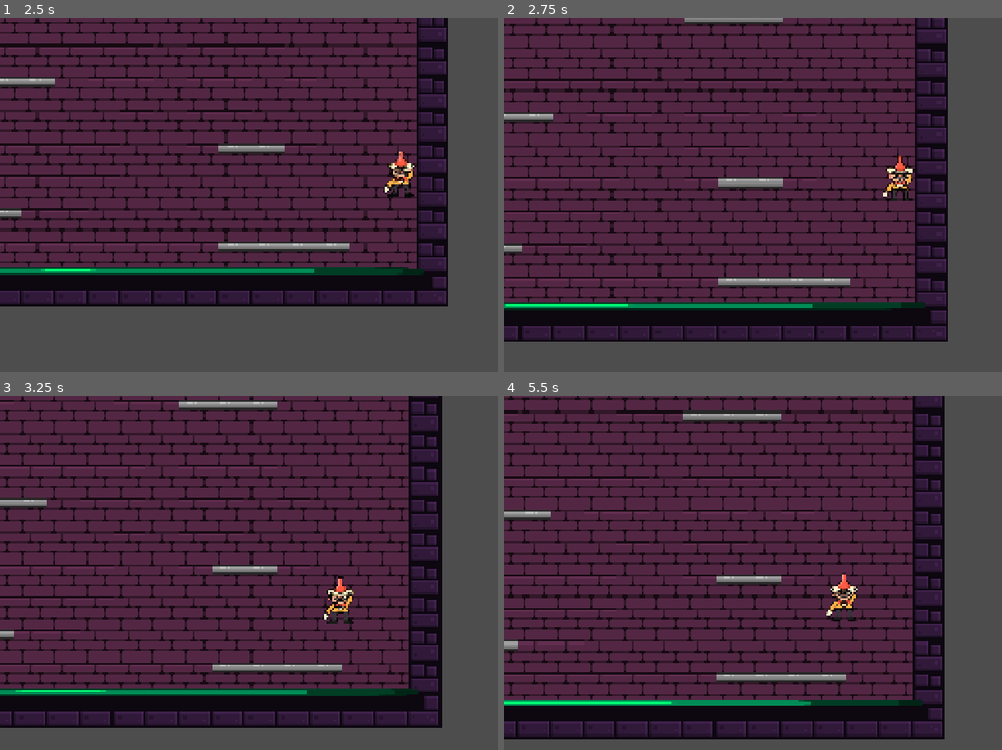
Above: before the commit, frames 1-4 (two rows, left to right).
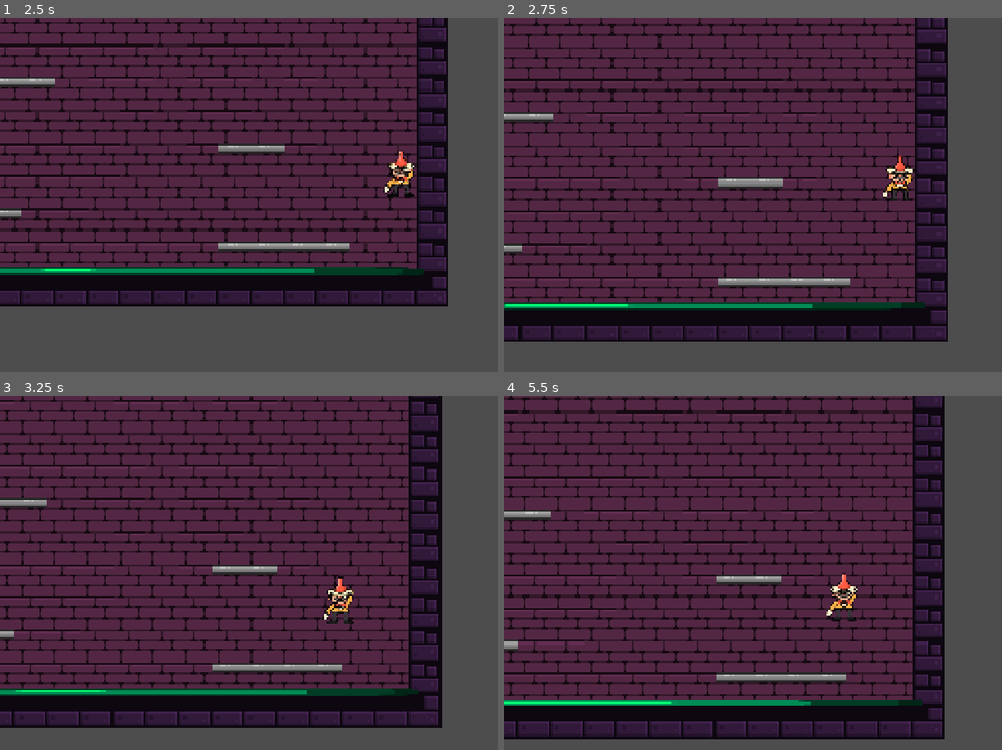
Above: after the commit, the same moments.

Repository: mokoszerosy/giera-dzamik-v4
Game: Godot game, scene res://scenes/main_menu.tscn
Two runs of this game, one before a commit and one after it. Both use one fixed random seed, a clock stepped at 60 frames per second and the inputs below. The engine's default icon, where the game draws it, is replaced by a stand-in: a white triangle on a blue panel in a dark square.
Inputs:
- Up to frame 1 (2.5 s): click "Play" at 0.5 s; hold Right (move_right) from 1.28 s (still down); tap Space (jump) at 1.52, 2.27 s
- Up to frame 2 (2.75 s): keep holding Right (move_right)
- Up to frame 3 (3.25 s): release Right (move_right) at 2.78 s; hold A (move_left) from 2.78 s (still down)
- Up to frame 4 (5.5 s): release A (move_left) at 3.53 s; hold Right (move_right) 3.53-5.03 s; tap Space (jump) at 3.77, 4.52, 5.27 s; hold A (move_left) from 5.03 s (still down)

Frame 1 is identical in both runs. In frame 2, 0.3% of the frame differs, in the area x 36-57%, y 0-2%; in frame 3, 0.5%; in frame 4, 0.6%, in the area x 35-56%, y 3-8%.

Commit message:
fix: Remove that one platform

Diff:
--- a/gieranadzamik4/scenes/levels/level_1.tscn
+++ b/gieranadzamik4/scenes/levels/level_1.tscn
@@ -66,7 +66,3 @@
 [node name="Platform16" parent="." index="16" unique_id=1365367823 instance=ExtResource("2_6iamk")]
 position = Vector2(1056, -2592)
 width = 9
-
-[node name="Platform7" parent="." index="17" unique_id=1224039924 instance=ExtResource("2_6iamk")]
-position = Vector2(1440, 96)
-width = 3
